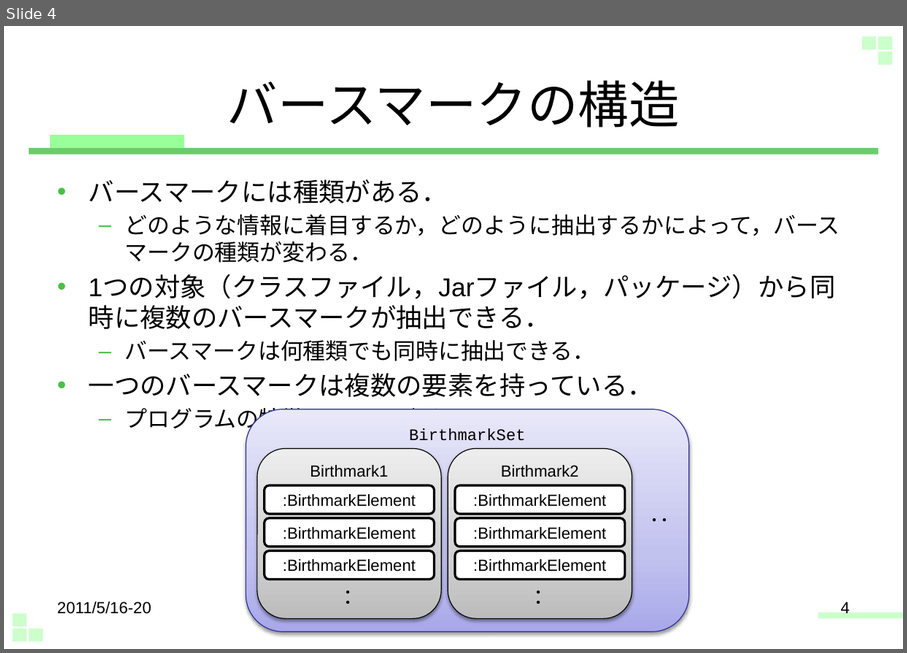
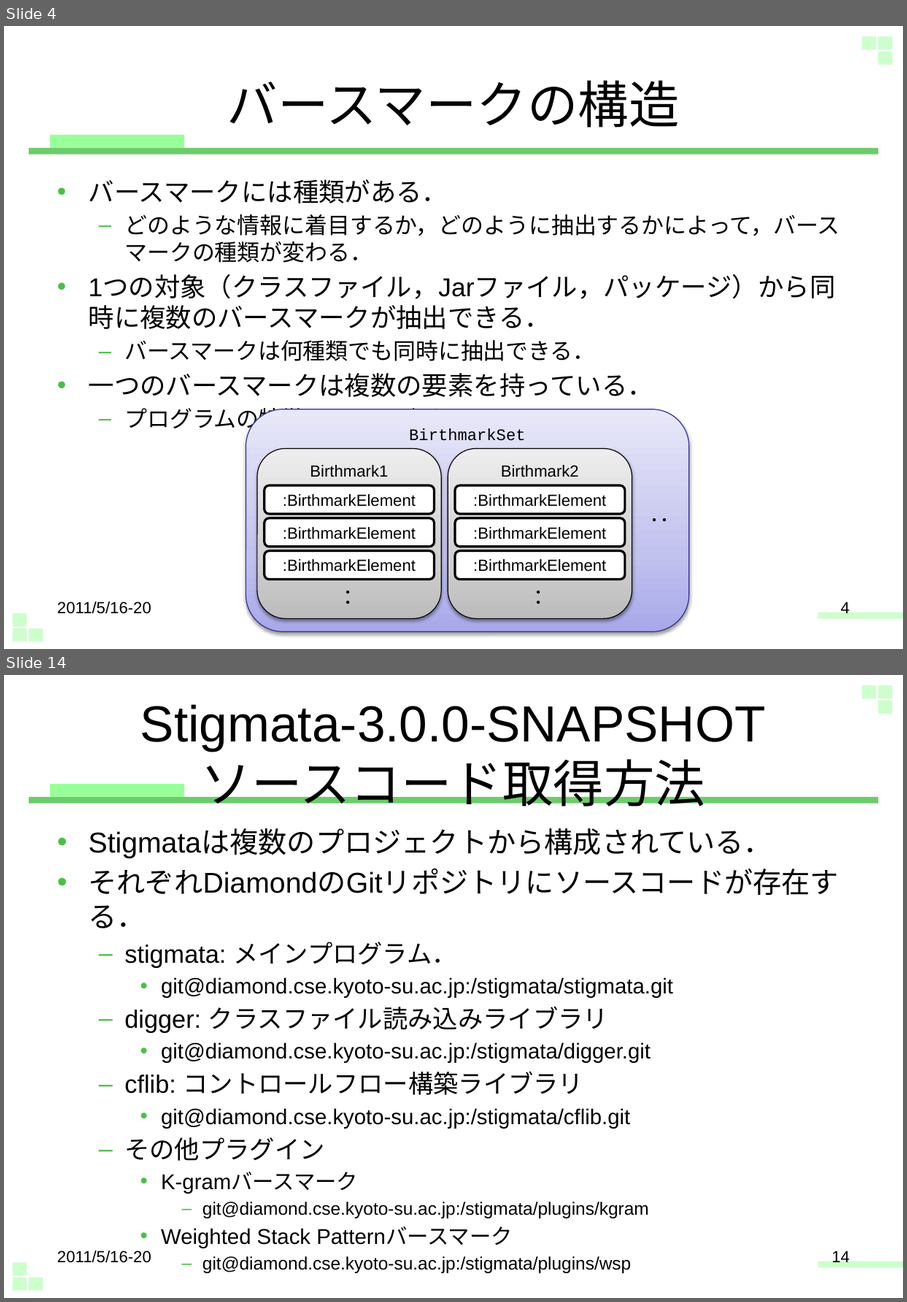
Before and after one commit to zz-fork-repository/jp-stigmata-core, a slide deck: src/docs/extends_stigmata.pptx. Shown one above the other, each under a label of ours: slide 4 before the commit, slides 4 and 14 after it; the slides between them are not shown. The pictures are 907x653 and 907x1302 pixels, drawn with LibreOffice and Linux fonts; fonts in the diff are those of the drawing. Boxes give left, top, right and bottom in pixels: in the first picture for what was removed or moved away, otherwise in the second. Text is boxed around its words. In the diff, an @@ line names an element or a change of style, - is before the commit and + after.

Commit message:
リポジトリの参照にdiamondを追加した．

```diff
--- a/src/docs/extends_stigmata.pptx
+++ b/src/docs/extends_stigmata.pptx
@@ slide 14 added at <box>4,675,903,1298</box>, background #FFFFFF; not listed: 9 template elements that a slide beside it also shows @@
@@ title added at <box>141,704,766,806</box>, 44 pt, text #000000 @@
+Stigmata-3.0.0-SNAPSHOT
+ソースコード取得方法
@@ text added at <box>89,830,839,1273</box>, 18.6 pt, text #000000 @@
+• Stigmataは複数のプロジェクトから構成されている．
+• それぞれDiamondのGitリポジトリにソースコードが存在する．
+  – stigmata: メインプログラム．
+    • git@diamond.cse.kyoto-su.ac.jp:/stigmata/stigmata.git
+  – digger: クラスファイル読み込みライブラリ
+    • git@diamond.cse.kyoto-su.ac.jp:/stigmata/digger.git
+  – cflib: コントロールフロー構築ライブラリ
+    • git@diamond.cse.kyoto-su.ac.jp:/stigmata/cflib.git
+  – その他プラグイン
+    • K-gramバースマーク
+      – git@diamond.cse.kyoto-su.ac.jp:/stigmata/plugins/kgram
+    • Weighted Stack Patternバースマーク
+      – git@diamond.cse.kyoto-su.ac.jp:/stigmata/plugins/wsp
@@ text added at <box>57,1250,151,1263</box>, 14 pt, text #000000 @@
+2011/5/16-20
@@ page number added at <box>832,1250,850,1262</box>, 14 pt, text #000000 @@
+14
```
Also in this commit, not shown: 8 slides changed, 2 other slides added, 2 other files.
